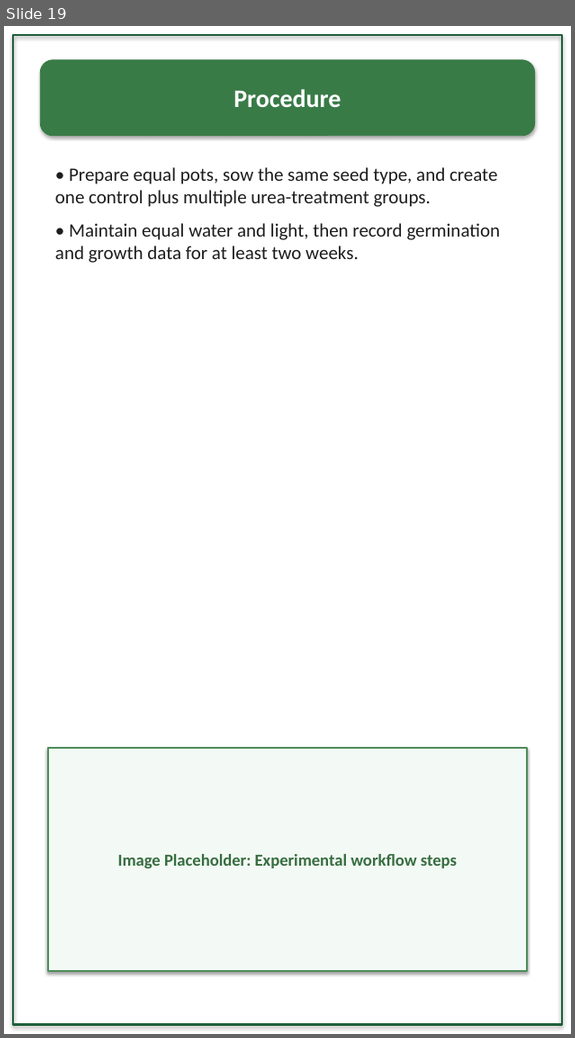
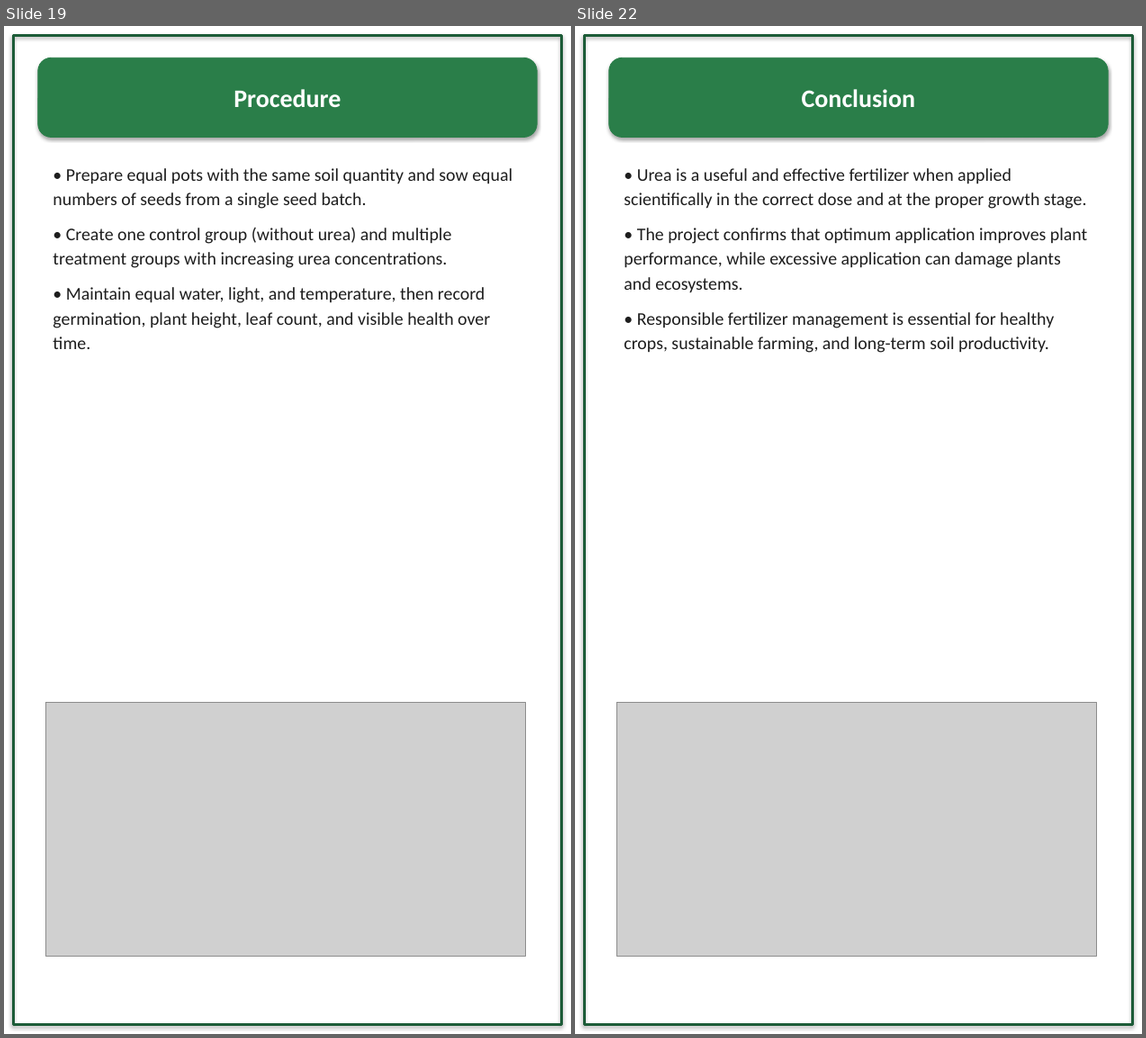
Before and after one commit to rpraut2008-stack/Vinsmoke, a slide deck: Effects_of_Urea_on_Plant_Growth.pptx. Shown side by side, each under a label of ours: slide 19 before the commit, slides 19 and 22 after it; the slides between them are not shown. The pictures are 575x1038 and 1146x1038 pixels, drawn with LibreOffice and Linux fonts; fonts in the diff are those of the drawing; grey boxes stand for pictures. Boxes give left, top, right and bottom in pixels: in the first picture for what was removed or moved away, otherwise in the second. Text is boxed around its words. In the diff, an @@ line names an element or a change of style, - is before the commit and + after.

```diff
--- a/Effects_of_Urea_on_Plant_Growth.pptx
+++ b/Effects_of_Urea_on_Plant_Growth.pptx
@@ slide 22 added at <box>575,26,1142,1034</box>, background #FFFFFF @@
@@ rectangle added at <box>584,35,1133,1025</box>, outline #1D5C38 2.5 pt @@
@@ rounded rectangle added at <box>609,58,1108,137</box>, fill #2A7E49, outline #2A7E49 0.75 pt, 24 pt, text #FFFFFF, bold @@
+Conclusion
@@ text added at <box>624,168,1087,353</box>, 17 pt, text #1E1E1E @@
+• Urea is a useful and effective fertilizer when applied scientifically in the correct dose and at the proper growth stage.
+• The project confirms that optimum application improves plant performance, while excessive application can damage plants and ecosystems.
+• Responsible fertilizer management is essential for healthy crops, sustainable farming, and long-term soil productivity.
@@ picture added at <box>616,703,1097,956</box> @@
@@ slide 19 changed as well @@
@@ rectangle at <box>13,35,562,1025</box>: outline #1F5F3A 2.2 pt to #1D5C38 2.5 pt @@
@@ rounded rectangle "Procedure" at <box>38,58,537,137</box>: fill #397B47 to #2A7E49; outline #397B47 0.75 pt to #2A7E49 0.75 pt @@
@@ text at <box>53,168,512,349</box>: text changed; size 18 to 17 pt; text colour #1D1D1D to #1E1E1E @@
-• Prepare equal pots, sow the same seed type, and create one control plus multiple urea-treatment groups.
-• Maintain equal water and light, then record germination and growth data for at least two weeks.
+• Prepare equal pots with the same soil quantity and sow equal numbers of seeds from a single seed batch.
+• Create one control group (without urea) and multiple treatment groups with increasing urea concentrations.
+• Maintain equal water, light, and temperature, then record germination, plant height, leaf count, and visible health over time.
@@ picture added at <box>45,703,526,956</box> @@
@@ rectangle removed at <box>48,748,527,971</box> @@
-Image Placeholder: Experimental workflow steps
```
Also in this commit, not shown: 10 other slides changed, 11 other slides added, 12 slides removed.
